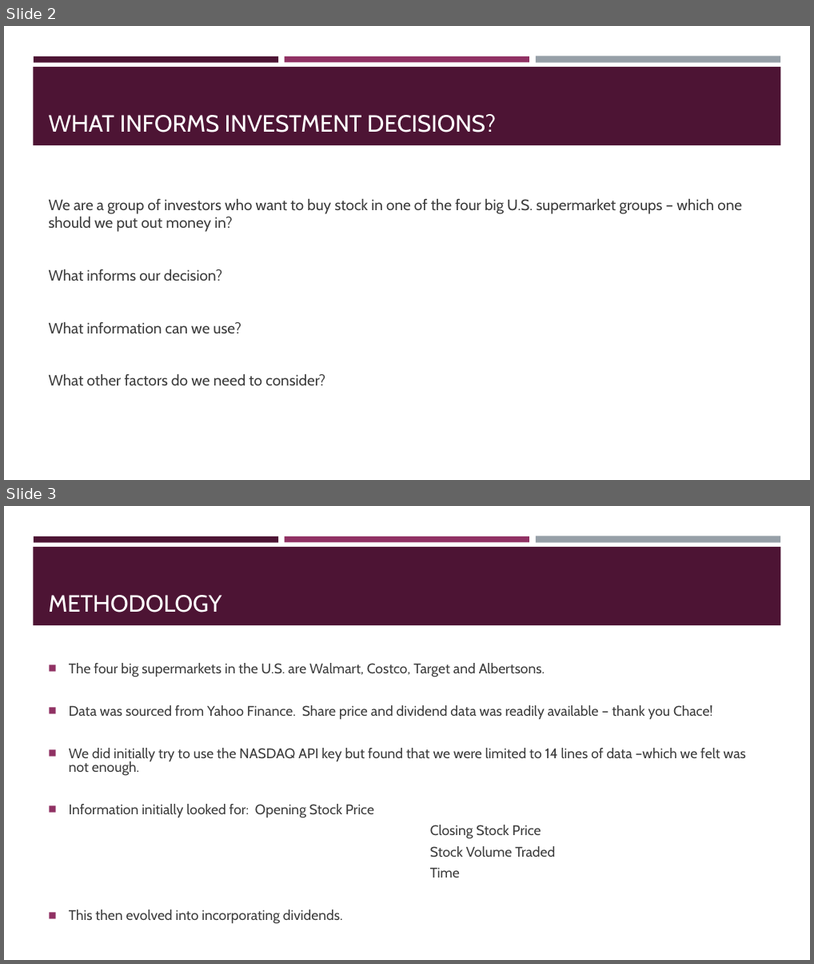
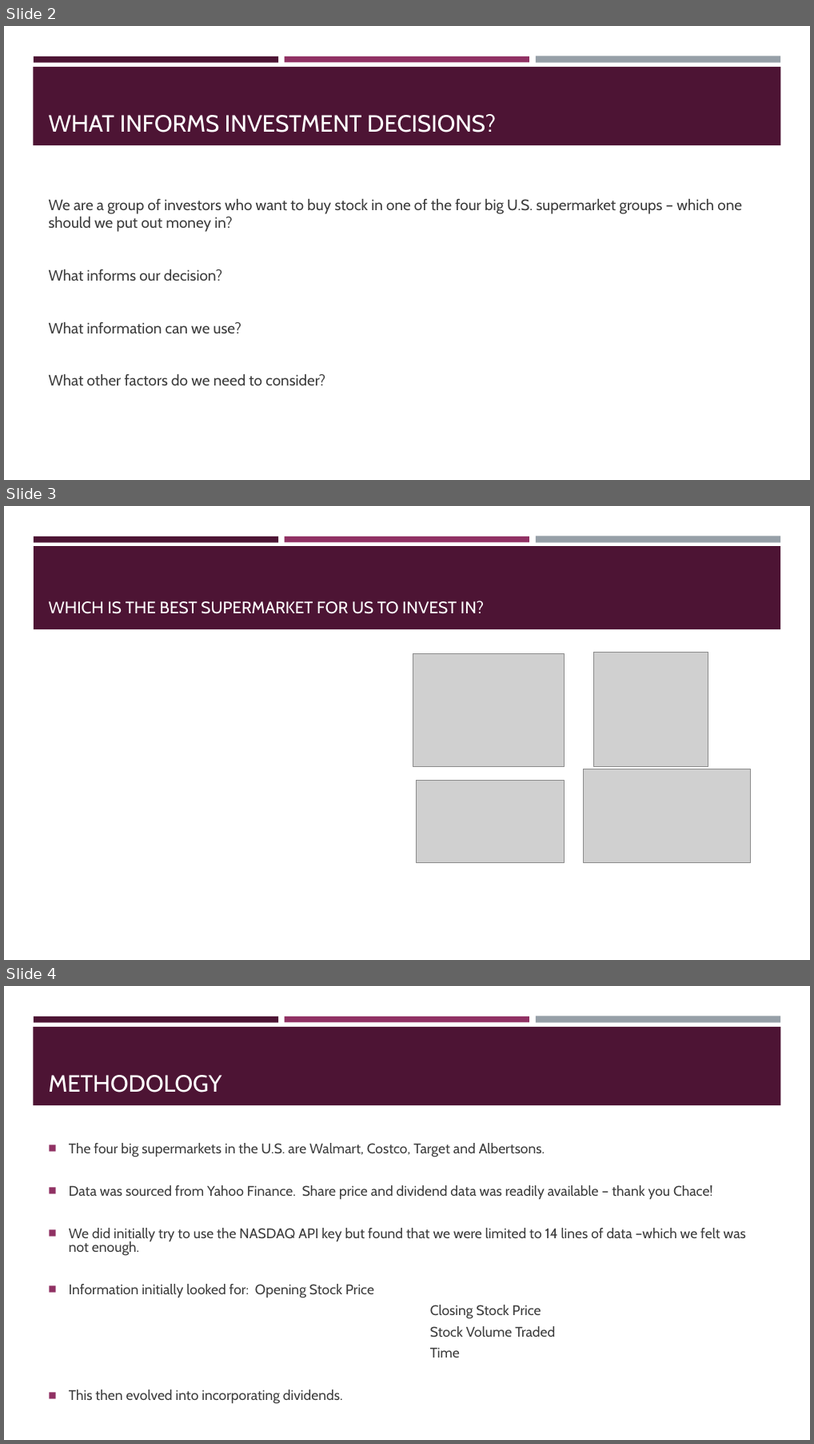
Before and after one commit to drchid1/Team-Project-Group-3---Finance-, a slide deck: presentation/Group 3 – FINANCIAL ANALYSIS.pptx. Shown one above the other, each under a label of ours: slides 2 and 3 before the commit, slides 2, 3 and 4 after it. The pictures are 814x964 and 814x1444 pixels, drawn with LibreOffice and Linux fonts; fonts in the diff are those of the drawing; grey boxes stand for pictures. Boxes give left, top, right and bottom in pixels: in the first picture for what was removed or moved away, otherwise in the second. Text is boxed around its words. In the diff, an @@ line names an element or a change of style, - is before the commit and + after.

```diff
--- a/presentation/Group 3 – FINANCIAL ANALYSIS.pptx
+++ b/presentation/Group 3 – FINANCIAL ANALYSIS.pptx
@@ slide 3 added at (4, 506, 810, 960), background #FFFFFF; not listed: 3 template elements that a slide beside it also shows @@
@@ rectangle added at (34, 546, 782, 629), fill #4D1434 @@
@@ title added at (49, 600, 484, 614), 19.9 pt, text #FFFFFF @@
+WHICH IS THE BEST SUPERMARKET FOR US TO INVEST IN?
@@ picture added at (414, 654, 564, 767) @@
@@ picture added at (594, 652, 709, 766) @@
@@ picture added at (584, 769, 751, 863) @@
@@ picture added at (417, 780, 564, 862) @@
@@ what was slide 3 is now slide 4 @@
```
Also in this commit, not shown: 1 slide changed, 1 other slide added, 1 slide removed, 14 other files.
